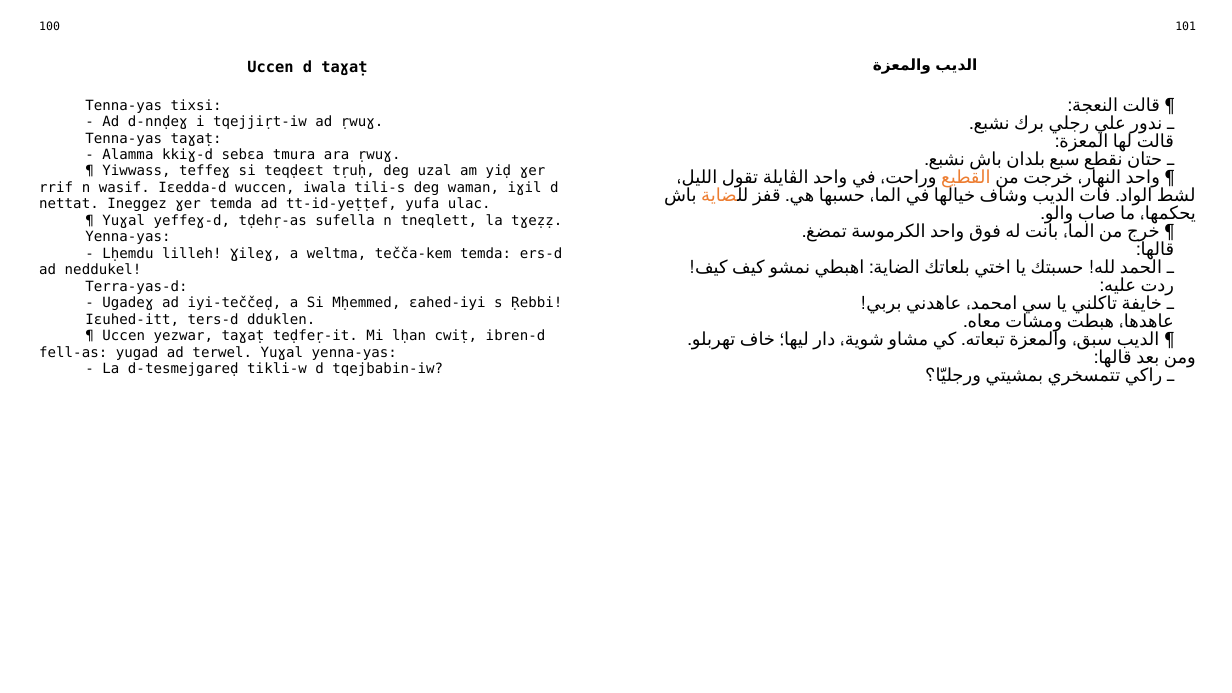
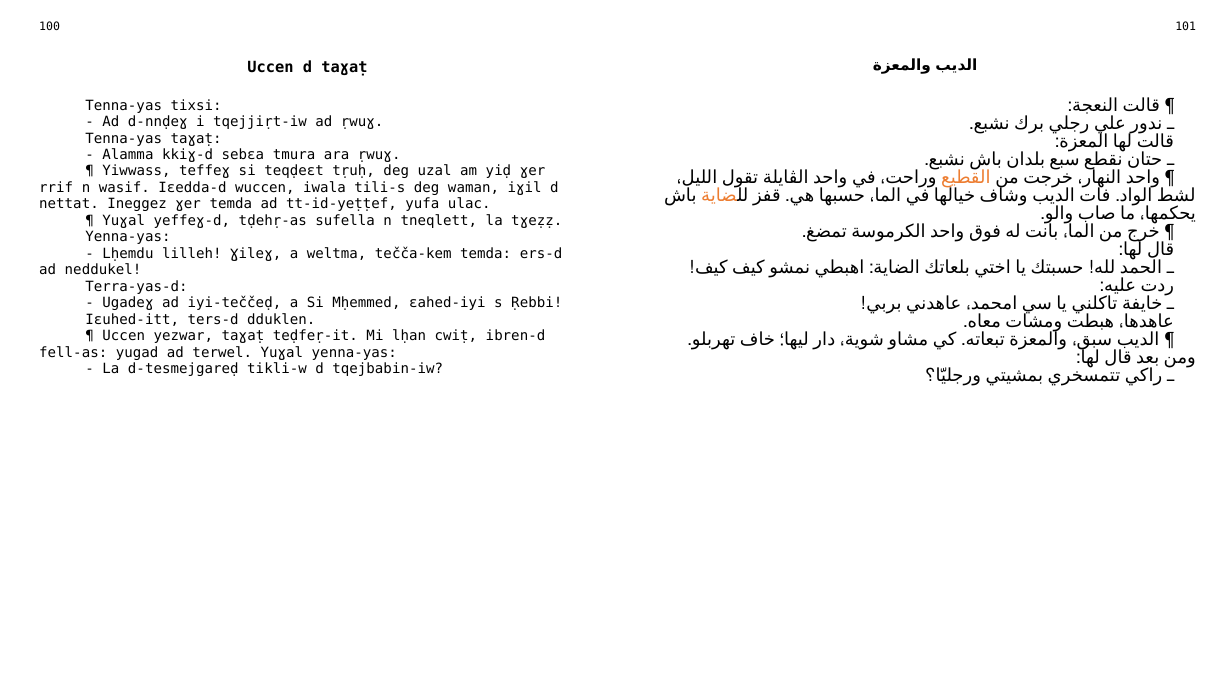
Before and after one commit to sferhah/tamacahut_n_wuccen, a slide deck: slide 46 of Uccen.ConsoleApp/uccen.arq.pptx. Drawn at 1232x693 pixels with LibreOffice and Linux fonts; fonts in the diff are those of the drawing. Boxes give left, top, right and bottom in pixels: in the first picture for what was removed or moved away, otherwise in the second. Text is boxed around its words. In the diff, an @@ line names an element or a change of style, - is before the commit and + after.

```diff
--- a/Uccen.ConsoleApp/uccen.arq.pptx
+++ b/Uccen.ConsoleApp/uccen.arq.pptx
@@ table at [30,15,1205,668] @@
-row 3, column 3: ¶ قالت النعجة: / ـ ندور علي رجلي برك نشبع. / قالت لها المعزة: / ـ حتان نقطع سبع بلدان باش نشبع. / ¶ واحد النهار، خرجت من القطيع وراحت، في واحد الڨايلة تقول الليل، لشط الواد. فات الديب وشاف خيالها في الما، حسبها هي. قفز للضاية باش يحكمها، ما صاب والو. / ¶ خرج من الما، بانت له فوق واحد الكرموسة تمضغ. / قالها: / ـ الحمد لله! حسبتك يا اختي بلعاتك الضاية: اهبطي نمشو كيف كيف! / ردت عليه: / ـ خايفة تاكلني يا سي امحمد، عاهدني بربي! / عاهدها، هبطت ومشات معاه. / ¶ الديب سبق، والمعزة تبعاته. كي مشاو شوية، دار ليها؛ خاف تهربلو. ومن بعد قالها: / ـ راكي تتمسخري بمشيتي ورجليّا؟
+row 3, column 3: ¶ قالت النعجة: / ـ ندور علي رجلي برك نشبع. / قالت لها المعزة: / ـ حتان نقطع سبع بلدان باش نشبع. / ¶ واحد النهار، خرجت من القطيع وراحت، في واحد الڨايلة تقول الليل، لشط الواد. فات الديب وشاف خيالها في الما، حسبها هي. قفز للضاية باش يحكمها، ما صاب والو. / ¶ خرج من الما، بانت له فوق واحد الكرموسة تمضغ. / قال لها: / ـ الحمد لله! حسبتك يا اختي بلعاتك الضاية: اهبطي نمشو كيف كيف! / ردت عليه: / ـ خايفة تاكلني يا سي امحمد، عاهدني بربي! / عاهدها، هبطت ومشات معاه. / ¶ الديب سبق، والمعزة تبعاته. كي مشاو شوية، دار ليها؛ خاف تهربلو. ومن بعد قال لها: / ـ راكي تتمسخري بمشيتي ورجليّا؟
```
Also in this commit, not shown: 13 other slides changed, 1 other file.
